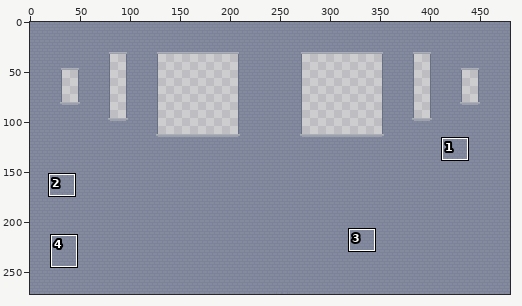
File history of a pixel-art file, scenes/backgrounds/background_castle/background_castle.aseprite. Above: a wide view before the commit, with the close-up outlined.
Close-up. As it was:
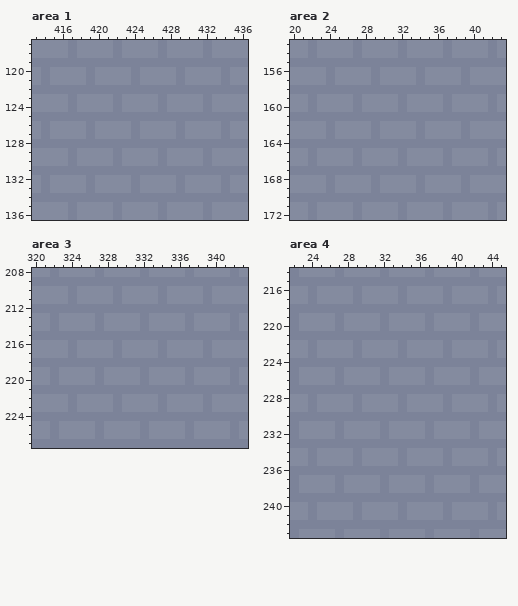
480x272 pixels, 1 frame. Shown: area 1: x 413..436, y 117..136; area 2: x 20..43, y 153..172; area 3: x 320..343, y 208..227; area 4: x 22..45, y 214..243. The commit also changed other parts of the picture, which this record leaves out.
The result:
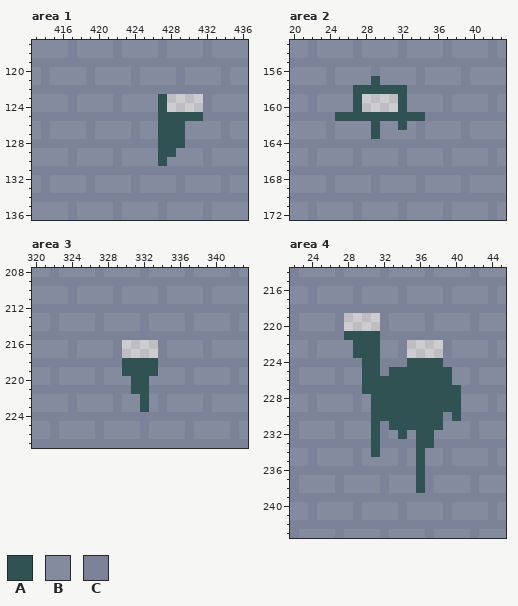
Palette (. is transparent): A #305252  B #848b9f  C #7c8399
Difference:
--- area 1, layer "Layer 1"
@@ x 425..433 @@
 122 CCCCCCCCC
-123 BBCBBBBCB
-124 BBCBBBBCB
-125 CCCCCCCCC
-126 BBBBCBBBB
-127 BBBBCBBBB
-128 CCCCCCCCC
-129 BBCBBBBCB
-130 BBCBBBBCB
+123 BBA....CB
+124 BBA....CB
+125 CCAAAAACC
+126 BBAAABBBB
+127 BBAAABBBB
+128 CCAAACCCC
+129 BBAABBBCB
+130 BBABBBBCB
 131 CCCCCCCCC
--- area 2, layer "Layer 1"
@@ x 23..36 @@
 156 BCBBBBCBBBBCBB
-157 BCBBBBCBBBBCBB
-158 CCCCCCCCCCCCCC
-159 BBBBCBBBBCBBBB
-160 BBBBCBBBBCBBBB
-161 CCCCCCCCCCCCCC
-162 BCBBBBCBBBBCBB
-163 BCBBBBCBBBBCBB
+157 BCBBBBABBBBCBB
+158 CCCCAAAAAACCCC
+159 BBBBA....ABBBB
+160 BBBBA....ABBBB
+161 CCAAAAAAAAAACC
+162 BCBBBBABBABCBB
+163 BCBBBBABBBBCBB
 164 CCCCCCCCCCCCCC
--- area 3, layer "Layer 1"
@@ x 328..335 @@
 215 CCCCCCCC
-216 BCBBBBCB
-217 BCBBBBCB
-218 CCCCCCCC
-219 BBBBCBBB
-220 BBBBCBBB
-221 CCCCCCCC
-222 BCBBBBCB
-223 BCBBBBCB
+216 BC....CB
+217 BC....CB
+218 CCAAAACC
+219 BBAAAABB
+220 BBBAABBB
+221 CCCAACCC
+222 BCBBABCB
+223 BCBBABCB
 224 CCCCCCCC
--- area 4, layer "Layer 1"
@@ x 22..45 @@
 218 CCCCCCCCCCCCCCCCCCCCCCCC
-219 CBBBBCBBBBCBBBBCBBBBCBBB
-220 CBBBBCBBBBCBBBBCBBBBCBBB
-221 CCCCCCCCCCCCCCCCCCCCCCCC
-222 BBCBBBBCBBBBCBBBBCBBBBCB
-223 BBCBBBBCBBBBCBBBBCBBBBCB
-224 CCCCCCCCCCCCCCCCCCCCCCCC
-225 CBBBBCBBBBCBBBBCBBBBCBBB
-226 CBBBBCBBBBCBBBBCBBBBCBBB
-227 CCCCCCCCCCCCCCCCCCCCCCCC
-228 BBCBBBBCBBBBCBBBBCBBBBCB
-229 BBCBBBBCBBBBCBBBBCBBBBCB
-230 CCCCCCCCCCCCCCCCCCCCCCCC
-231 CBBBBCBBBBCBBBBCBBBBCBBB
-232 CBBBBCBBBBCBBBBCBBBBCBBB
-233 CCCCCCCCCCCCCCCCCCCCCCCC
-234 BBCBBBBCBBBBCBBBBCBBBBCB
-235 BBCBBBBCBBBBCBBBBCBBBBCB
-236 CCCCCCCCCCCCCCCCCCCCCCCC
-237 CBBBBCBBBBCBBBBCBBBBCBBB
-238 CBBBBCBBBBCBBBBCBBBBCBBB
+219 CBBBBC....CBBBBCBBBBCBBB
+220 CBBBBC....CBBBBCBBBBCBBB
+221 CCCCCCAAAACCCCCCCCCCCCCC
+222 BBCBBBBAAABBC....CBBBBCB
+223 BBCBBBBAAABBC....CBBBBCB
+224 CCCCCCCCAACCCAAAACCCCCCC
+225 CBBBBCBBAACAAAAAAABBCBBB
+226 CBBBBCBBAAAAAAAAAABBCBBB
+227 CCCCCCCCAAAAAAAAAAACCCCC
+228 BBCBBBBCBAAAAAAAAAABBBCB
+229 BBCBBBBCBAAAAAAAAAABBBCB
+230 CCCCCCCCCAAAAAAAACACCCCC
+231 CBBBBCBBBACAAAAAABBBCBBB
+232 CBBBBCBBBACBABAABBBBCBBB
+233 CCCCCCCCCACCCCAACCCCCCCC
+234 BBCBBBBCBABBCBABBCBBBBCB
+235 BBCBBBBCBBBBCBABBCBBBBCB
+236 CCCCCCCCCCCCCCACCCCCCCCC
+237 CBBBBCBBBBCBBBACBBBBCBBB
+238 CBBBBCBBBBCBBBACBBBBCBBB
 239 CCCCCCCCCCCCCCCCCCCCCCCC
Pixel boxes of the changes (left, top, right, bottom) in both close-ups:
changed: (158, 94, 203, 166)
changed: (335, 76, 425, 139)
changed: (122, 340, 158, 412)
changed: (344, 313, 461, 493)
